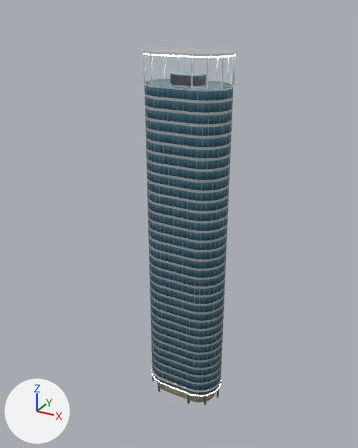
An edit to the glTF model art/models/OfficeRound/OfficeRound.glb, drawn before and after from the same camera.
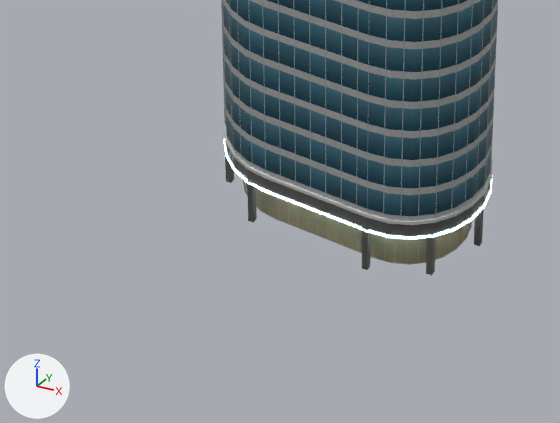
The first picture shows the older version from a 50 mm camera at (255.0, -484.0, 486.0) aimed at (-7.0, -7.0, 247.0). The close-ups show the older and then the newer version on the part from 26% to 67% of the width and 75% to 99% of the height of that picture. Only the edits that show in the close-ups are written down. The lights are fixed; the arrows at lower left show +X, +Y and +Z.

In view in the first close-up: 'Base', 'Frame', 'Glass', 'Light', 'Lobby'.
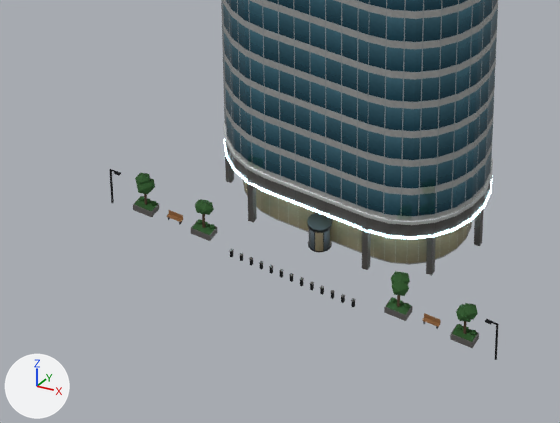
The edits, one by one:
Picture 'OfficeRound_Steel' (img_officeround_steel) is new.
Picture 'OfficeRound_RevDoor' (img_officeround_revdoor) is new.
Picture 'OfficeRound_Planter' (img_officeround_planter) is new.
Picture 'OfficeRound_Plant' (img_officeround_plant) is new.
Picture 'OfficeRound_Bench' (img_officeround_bench) is new.
Picture 'OfficeRound_Bark' (img_officeround_bark) is new.
Material 'OfficeRound_Steel' (mat_officeround_steel) is new.
Its texture is img_officeround_steel.
Its metallic is 0.8.
Its roughness is 0.4.
Material 'OfficeRound_RevDoor' (mat_officeround_revdoor) is new.
Its texture is img_officeround_revdoor.
Its metallic is 0.6.
Its roughness is 0.05.
Material 'OfficeRound_Planter' (mat_officeround_planter) is new.
Its texture is img_officeround_planter.
Material 'OfficeRound_Plant' (mat_officeround_plant) is new.
Its texture is img_officeround_plant.
Its roughness is 0.85.
Material 'OfficeRound_Bench' (mat_officeround_bench) is new.
Its texture is img_officeround_bench.
Its roughness is 0.7.
Material 'OfficeRound_Bark' (mat_officeround_bark) is new.
Its texture is img_officeround_bark.
Its roughness is 0.95.
Mesh me_steel is new.
It has 360 vertices, 564 faces and spans x -76.0..76.0, y -47.0..8.0, z 0.0..471.0.
It uses material mat_officeround_steel (picture img_officeround_steel).
Mesh me_revdoor is new.
It has 32 vertices, 32 faces and spans x -4.0..4.0, y -31.0..-23.0, z 0.2..9.0.
It uses material mat_officeround_revdoor (picture img_officeround_revdoor).
Mesh me_planter is new.
It has 280 vertices, 468 faces and spans x -67.0..67.0, y -48.0..7.0, z 0.0..427.0.
It uses material mat_officeround_planter (picture img_officeround_planter).
Mesh me_plant is new.
It has 320 vertices, 528 faces and spans x -66.8..67.0, y -46.1..-38.3, z 2.1..15.9.
It uses material mat_officeround_plant (picture img_officeround_plant).
Mesh me_bench is new.
It consists of a box spanning x -53.8..-47.8, y -42.8..-41.2, z 1.4..1.6; a box spanning x -53.8..-47.8, y -41.4..-41.2, z 1.6..3.2; a box spanning x 47.8..53.8, y -42.8..-41.2, z 1.4..1.6; a box spanning x 47.8..53.8, y -41.4..-41.2, z 1.6..3.2.
It uses material mat_officeround_bench (picture img_officeround_bench).
Mesh me_bark is new.
It consists of a box spanning x -38.8..-38.2, y -42.4..-41.6, z 0.0..10.7; a box spanning x -63.4..-62.6, y -42.4..-41.6, z 0.0..11.4; a box spanning x 38.2..38.8, y -42.4..-41.6, z 0.0..12.6; a box spanning x 62.6..63.4, y -42.4..-41.6, z 0.0..10.7.
It uses material mat_officeround_bark (picture img_officeround_bark).
Object 'Steel' (ob_steel) is new; it shows me_steel.
Its location is (0.0, 0.0, 0.0).
Object 'RevDoor' (ob_revdoor) is new; it shows me_revdoor.
Its location is (0.0, 0.0, 0.0).
Object 'Planter' (ob_planter) is new; it shows me_planter.
Its location is (0.0, 0.0, 0.0).
Object 'Plant' (ob_plant) is new; it shows me_plant.
Its location is (0.0, 0.0, 0.0).
Object 'Bench' (ob_bench) is new; it shows me_bench.
Its location is (0.0, 0.0, 0.0).
Object 'Bark' (ob_bark) is new; it shows me_bark.
Its location is (0.0, 0.0, 0.0).

What differs and where, as boxes (x1, y1, x2, y2) in the close-ups (560 x 423 px):
'Plant', added
    after: (134, 173, 478, 342)
'Steel', added
    after: (109, 169, 499, 360)
'Planter', added
    after: (133, 196, 479, 348)
'RevDoor', added
    after: (308, 228, 331, 252)
'Bench', added
    after: (167, 210, 441, 327)
'Bark', added (mostly hidden)
    after: (144, 194, 467, 334)
